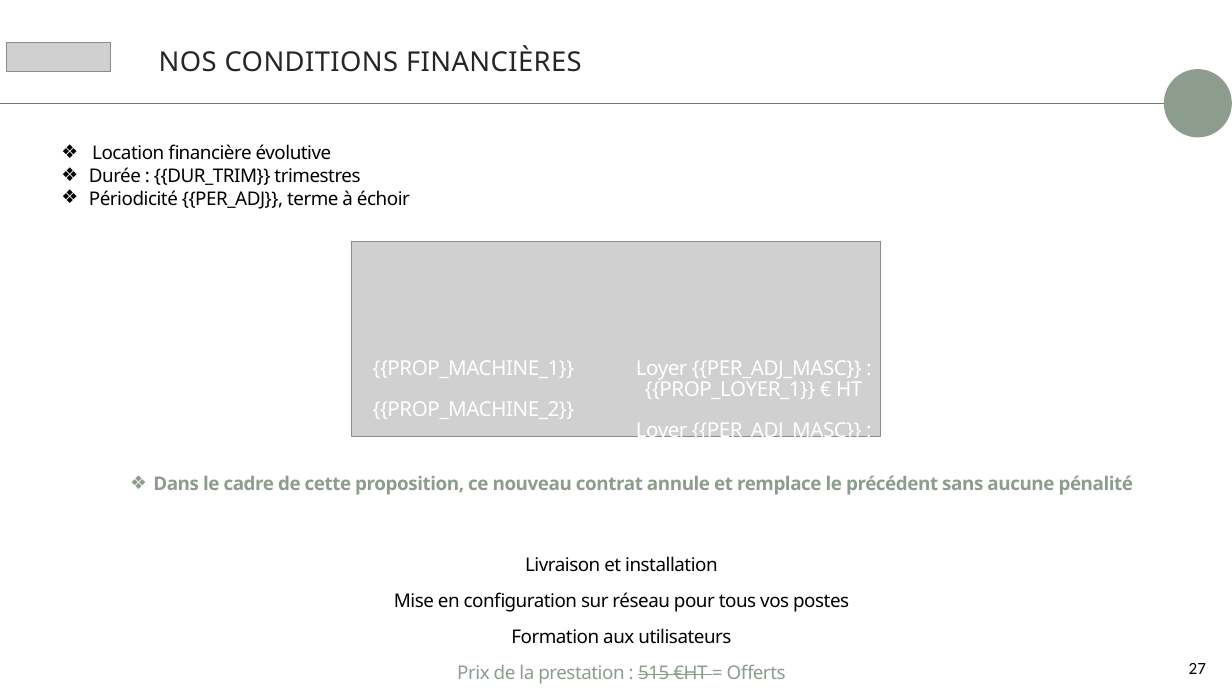
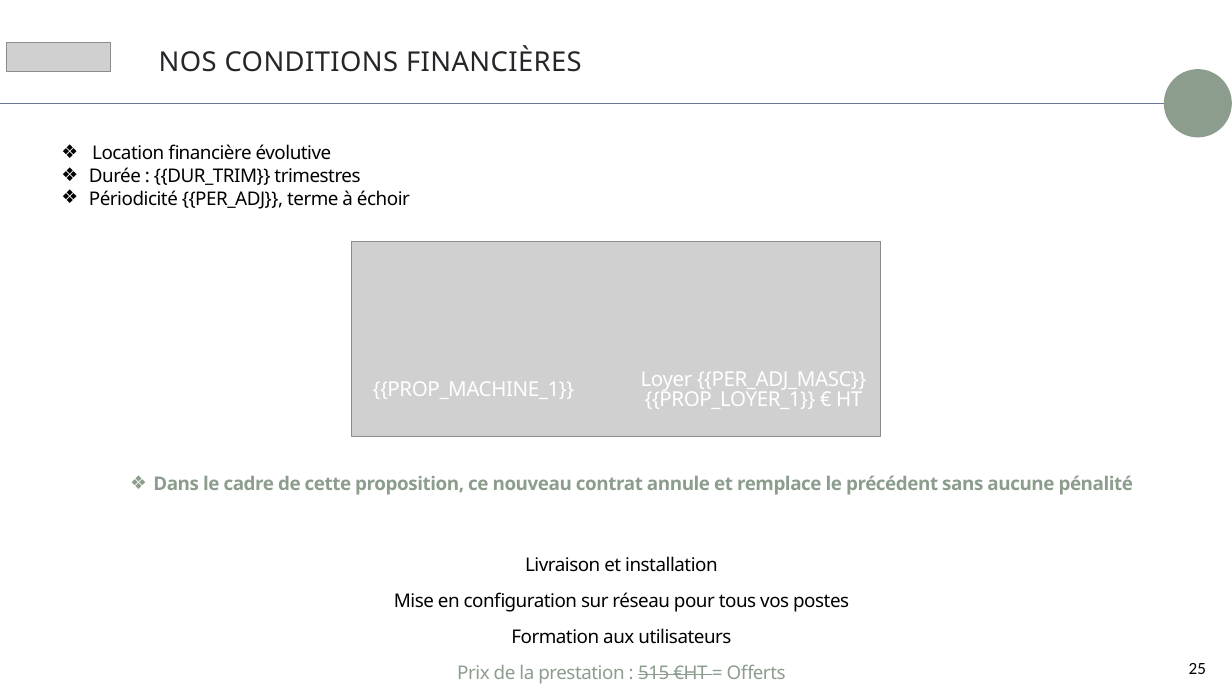
Before and after one commit to Mikael2655/Levad, a slide deck: slide 25 of proposition-commerciale/assets/template.pptx (slide 27 before the commit). Drawn at 1232x693 pixels with LibreOffice and Linux fonts; fonts in the diff are those of the drawing; grey boxes stand for pictures; background and template pictures are left out. Boxes give left, top, right and bottom in pixels: in the first picture for what was removed or moved away, otherwise in the second. Text is boxed around its words. In the diff, an @@ line names an element or a change of style, - is before the commit and + after.

```diff
--- a/proposition-commerciale/assets/template.pptx
+++ b/proposition-commerciale/assets/template.pptx
@@ text "{{PROP_MACHINE_1}}" at (373, 382, 574, 399): vertical alignment top to middle @@
@@ text "Loyer {{PER_ADJ_MASC}}" at (641, 372, 867, 409): vertical alignment top to middle @@
@@ text at (641, 372, 867, 409): text changed @@
-Loyer {{PER_ADJ_MASC}} : {{PROP_LOYER_1}} € HT
-Loyer {{PER_ADJ_MASC}} : {{PROP_LOYER_2}} € HT
+Loyer {{PER_ADJ_MASC}}
+{{PROP_LOYER_1}} € HT
@@ text at (373, 402, 574, 419): paragraph removed @@
-{{PROP_MACHINE_2}}
@@ page number at (1189, 663, 1206, 674): text changed @@
-27
+25
```
Also in this commit, not shown: 4 other slides changed, 1 slide removed, 7 other files.
